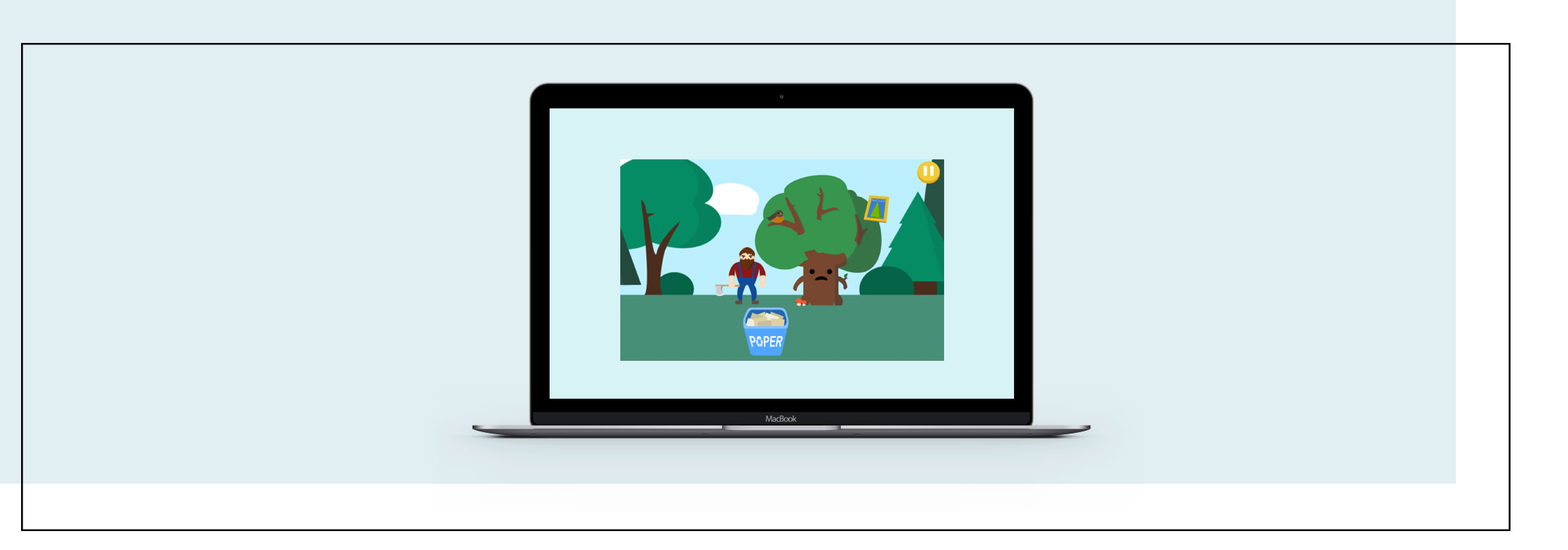
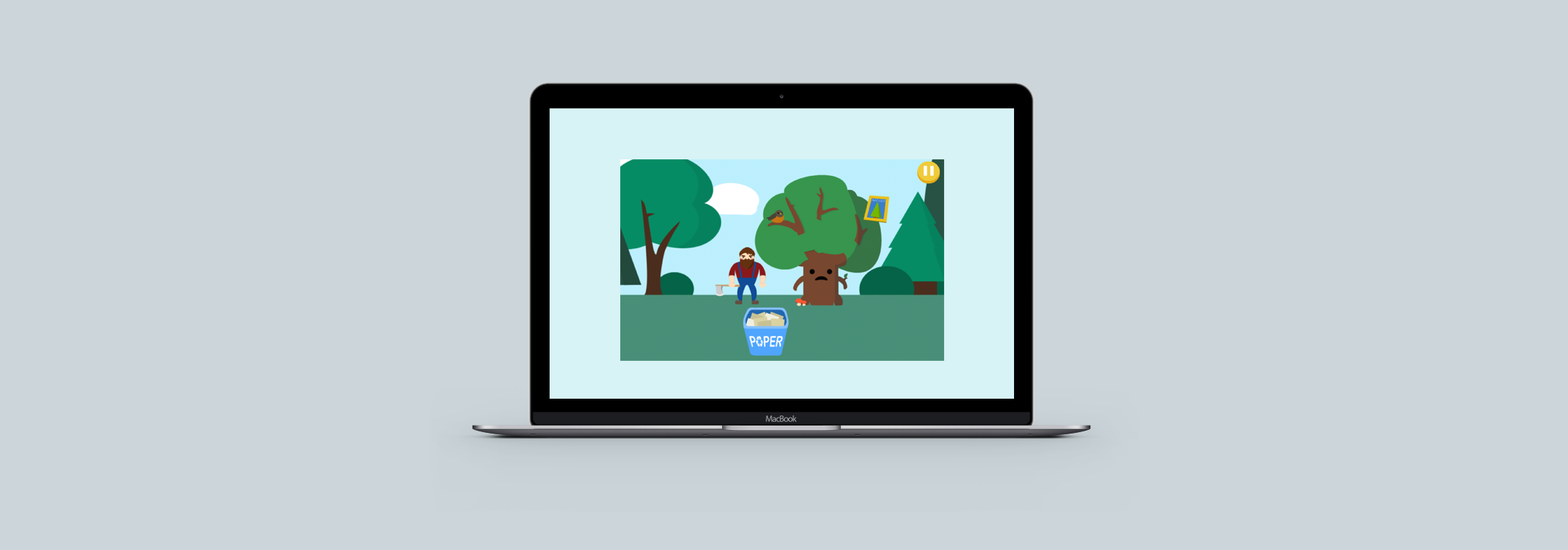
Two versions of the same layered image (1568px x 550px). Layer-by-layer changes:
hid "Rectangle 1" over 21, 42, 1511, 532
painted on "Layer 5" over 0, 0, 1568, 550
